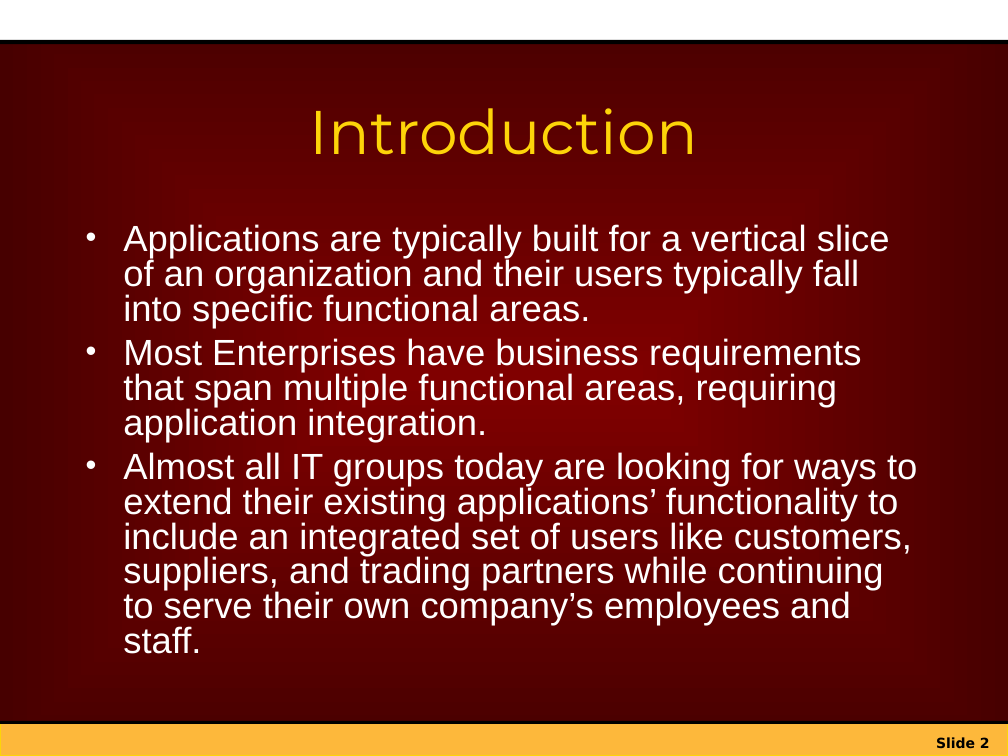
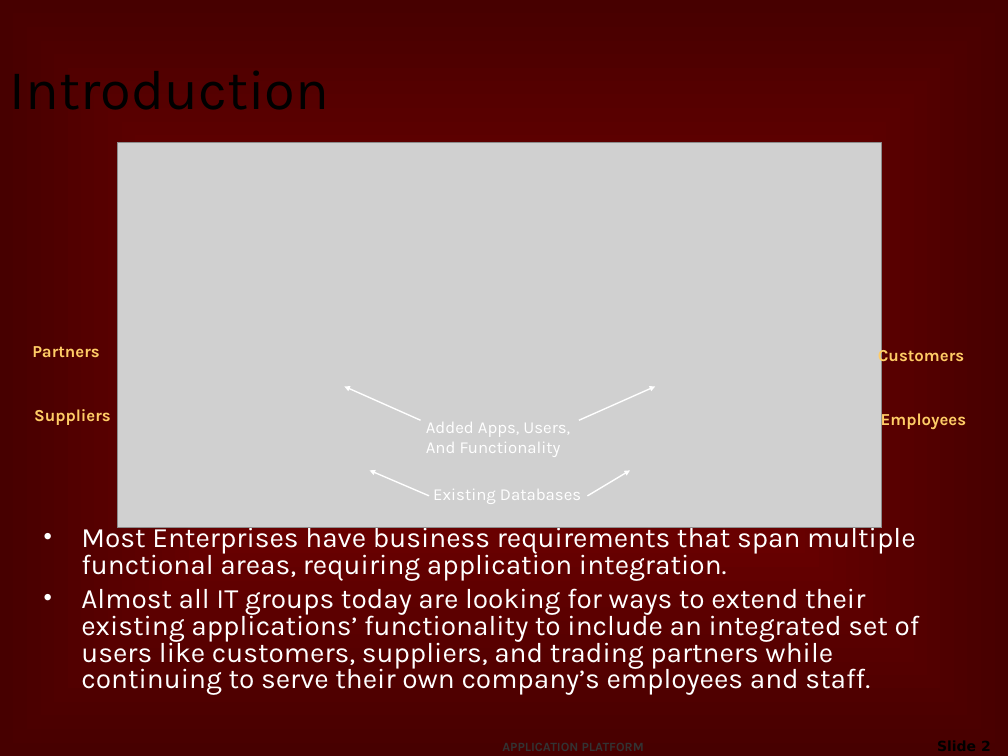
Before and after one commit to netspective/sparx-2001, a slide deck: slide 2 of Sparx/web-shared/docs/project/Extending the Enterprise.ppt. Drawn at 1008x756 pixels with LibreOffice and Linux fonts; fonts in the diff are those of the drawing; grey boxes stand for pictures; background and template pictures are left out. Boxes give left, top, right and bottom in pixels: in the first picture for what was removed or moved away, otherwise in the second. Text is boxed around its words. In the diff, an @@ line names an element or a change of style, - is before the commit and + after.

```diff
--- a/Sparx/web-shared/docs/project/Extending the Enterprise.ppt
+++ b/Sparx/web-shared/docs/project/Extending the Enterprise.ppt
@@ rectangle removed at (x1=0, y1=0, x2=1008, y2=42) @@
@@ title "Introduction" moved from (x1=310, y1=108, x2=698, y2=155) to (x1=0, y1=48, x2=857, y2=126) @@
@@ title "Introduction" at (x1=0, y1=48, x2=857, y2=126): size 44 to 40 pt, font Montserrat to Karla, text colour #FDD409 to #000000; alignment centre to left @@
@@ line removed from (1, 42) to (1008, 42) @@
@@ picture added at (x1=118, y1=143, x2=882, y2=528) @@
@@ text at (x1=123, y1=224, x2=890, y2=328): paragraph removed @@
-• Applications are typically built for a vertical slice of an organization and their users typically fall into specific functional areas.
@@ text added at (x1=32, y1=346, x2=100, y2=357), 12 pt, text #FFCC66, bold @@
+Partners
@@ text added at (x1=878, y1=347, x2=964, y2=367), 12 pt, text #FFCC66, bold @@
+Customers
@@ arrow added from (420, 420) to (345, 386), #FFFFFF 0.99 pt @@
@@ arrow added from (580, 420) to (655, 386), #FFFFFF 0.99 pt @@
@@ text added at (x1=34, y1=409, x2=111, y2=425), 12 pt, text #FFCC66, bold @@
+Suppliers
@@ text added at (x1=881, y1=410, x2=967, y2=430), 12 pt, text #FFCC66, bold @@
+Employees
@@ text added at (x1=426, y1=422, x2=570, y2=457), 12 pt, text #FFFFFF @@
+Added Apps, Users,
+And Functionality
@@ arrow added from (428, 496) to (370, 471), #FFFFFF 0.99 pt @@
@@ arrow added from (588, 496) to (630, 471), #FFFFFF 0.99 pt @@
@@ text added at (x1=433, y1=489, x2=581, y2=504), 12 pt, text #FFFFFF @@
+Existing Databases
@@ text "Most Enterprises have business requirements ..." moved from (x1=123, y1=224, x2=917, y2=654) to (x1=81, y1=522, x2=920, y2=695) @@
@@ text "Most Enterprises have business requirements ..." at (x1=81, y1=522, x2=920, y2=695): size 26 to 20 pt, font Arial to Karla; less space between paragraphs @@
@@ rectangle removed at (x1=0, y1=723, x2=1008, y2=756) @@
@@ line removed from (0, 723) to (1008, 723) @@
@@ text added at (x1=493, y1=734, x2=670, y2=756), 9 pt, text #333333, bold @@
+APPLICATION PLATFORM
@@ page number rewrapped from (x1=936, y1=737, x2=990, y2=748) to (x1=841, y1=733, x2=1000, y2=756) @@
```
Also in this commit, not shown: 7 other slides changed, 4 slides added, 3 slides removed, 2 other files.
